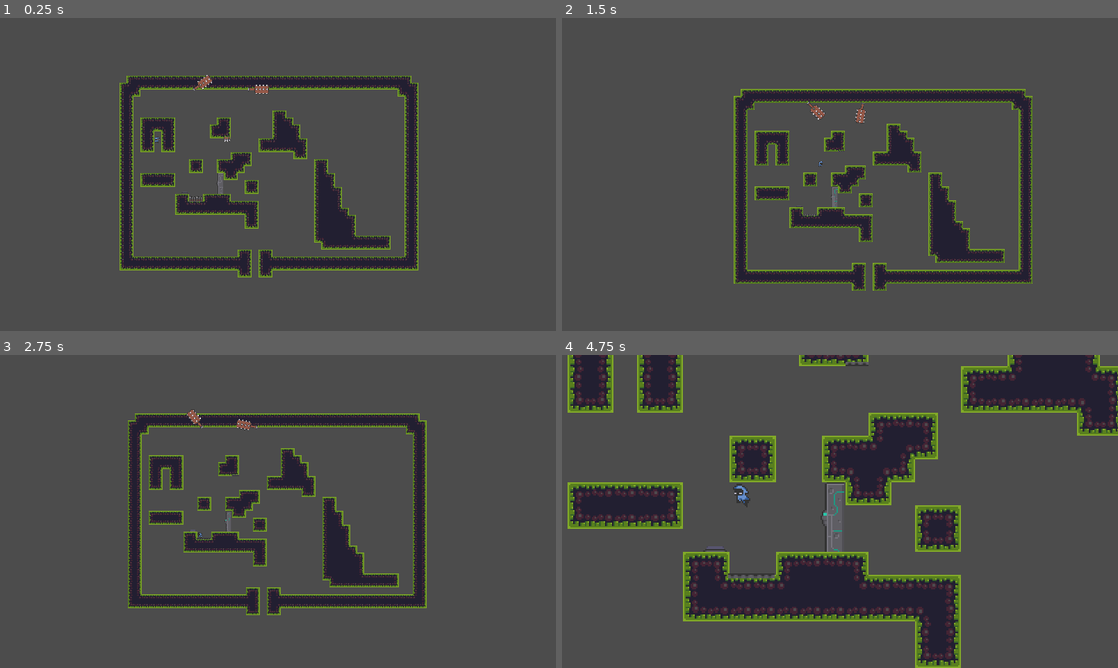
Above: before the commit, frames 1-4 (two rows, left to right).
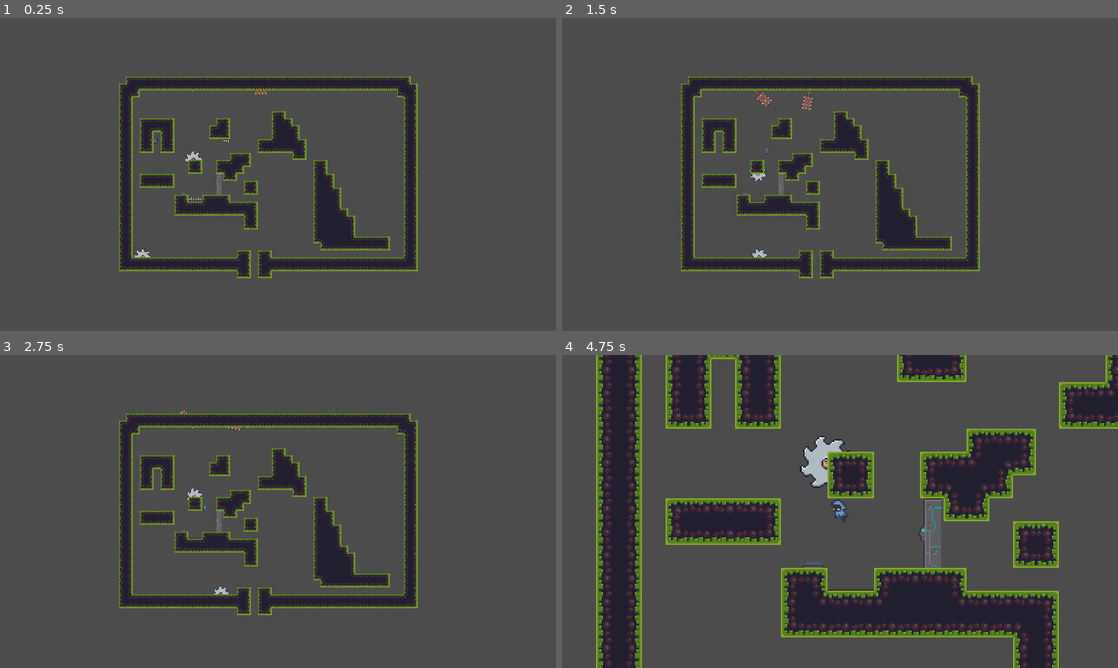
Above: after the commit, the same moments.

Repository: TheNoobBOBXD/2DPlatformer2022
Game: Godot game, scene res://Scenes/World.tscn
Two runs of this game, one before a commit and one after it. Both use one fixed random seed, a clock stepped at 60 frames per second and the inputs below. The project has no main scene, so this scene is started directly.
Inputs:
- Up to frame 1 (0.25 s): no input
- Up to frame 2 (1.5 s): tap Enter at 0.5, 0.6, 1.35 s; hold D (right) from 0.53 s (still down); tap Space (jump) at 0.77 s
- Up to frame 3 (2.75 s): tap Space (jump) at 1.52 s; release D (right) at 2.03 s; hold A (left) from 2.03 s (still down); tap Enter at 2.1 s
- Up to frame 4 (4.75 s): release A (left) at 2.78 s; hold D (right) 2.78-4.28 s; tap Enter at 2.85, 3.6, 4.35 s; tap Space (jump) at 3.02, 3.77, 4.52 s; hold A (left) from 4.28 s (still down)

The runs differ from the first frame. In frame 1, 7.6% of the frame differs, in the area x 21-76%, y 18-84%; in frame 2, 23%; in frame 3, 11%; in frame 4, 49%, in the area x 1-100%, y 0-100%.

Commit message:
works ig
got spin spin blade

Diff:
--- a/Scenes/Camera2D.gd
+++ b/Scenes/Camera2D.gd
@@ -21,7 +21,7 @@
 func _process(delta):
 	if zoomed:
 		zoom = Vector2(0.3,0.3)
-#		zoom.move_toward(Vector2(0.3,0.3),0.03)
+		#zoom.move_toward(Vector2(0.3,0.3),0.03)
 		position = position.move_toward(target.global_position, 70)
 	else:
 		zoom = Vector2(1,1)
--- a/Scenes/Player.tscn
+++ b/Scenes/Player.tscn
@@ -3,8 +3,9 @@
 [ext_resource path="res://Sprites/herochar_spritesheet(new).png" type="Texture" id=1]
 [ext_resource path="res://Scenes/Player.gd" type="Script" id=2]
 
-[sub_resource type="RectangleShape2D" id=10]
-extents = Vector2( 5.25, 7 )
+[sub_resource type="CapsuleShape2D" id=10]
+radius = 5.25
+height = 3.5
 
 [sub_resource type="Animation" id=2]
 resource_name = "Idle"
--- /dev/null
+++ b/Scenes/SpinningBlade.gd
@@ -0,0 +1,8 @@
+extends Node2D
+export(int) var follow_speed = 50
+
+func _ready():
+	$AnimationPlayer.play("spin")
+
+func _process(delta):
+	$Path2D/PathFollow2D.offset += follow_speed * delta
--- /dev/null
+++ b/Scenes/SpinningBlade.tscn
@@ -0,0 +1,69 @@
+[gd_scene load_steps=7 format=2]
+
+[ext_resource path="res://Sprites/On (38x38).png" type="Texture" id=1]
+[ext_resource path="res://Scenes/SpinningBlade.gd" type="Script" id=2]
+
+[sub_resource type="Animation" id=1]
+length = 0.001
+tracks/0/type = "value"
+tracks/0/path = NodePath(".:frame")
+tracks/0/interp = 1
+tracks/0/loop_wrap = true
+tracks/0/imported = false
+tracks/0/enabled = true
+tracks/0/keys = {
+"times": PoolRealArray( 0 ),
+"transitions": PoolRealArray( 1 ),
+"update": 0,
+"values": [ 0 ]
+}
+
+[sub_resource type="Animation" id=2]
+resource_name = "spin"
+length = 0.8
+loop = true
+tracks/0/type = "value"
+tracks/0/path = NodePath(".:frame")
+tracks/0/interp = 1
+tracks/0/loop_wrap = true
+tracks/0/imported = false
+tracks/0/enabled = true
+tracks/0/keys = {
+"times": PoolRealArray( 0, 0.1, 0.2, 0.3, 0.4, 0.5, 0.6, 0.7 ),
+"transitions": PoolRealArray( 1, 1, 1, 1, 1, 1, 1, 1 ),
+"update": 1,
+"values": [ 0, 1, 2, 3, 4, 5, 6, 7 ]
+}
+
+[sub_resource type="Curve2D" id=3]
+_data = {
+"points": PoolVector2Array( 0, 0, 0, 0, -6, 3, 0, 0, 0, 0, 26, 3, 0, 0, 0, 0, 26, 35, 0, 0, 0, 0, -6, 35, 0, 0, 0, 0, -6, 3, 0, 0, 0, 0, -6, 3 )
+}
+
+[sub_resource type="CircleShape2D" id=4]
+radius = 17.0294
+
+[node name="SpinningBlade" type="Node2D"]
+script = ExtResource( 2 )
+
+[node name="AnimationPlayer" type="AnimationPlayer" parent="."]
+root_node = NodePath("../Path2D/PathFollow2D/Sprite")
+playback_speed = -3.0
+anims/RESET = SubResource( 1 )
+anims/spin = SubResource( 2 )
+
+[node name="Path2D" type="Path2D" parent="."]
+curve = SubResource( 3 )
+
+[node name="PathFollow2D" type="PathFollow2D" parent="Path2D"]
+position = Vector2( -6, 3 )
+rotate = false
+
+[node name="Sprite" type="Sprite" parent="Path2D/PathFollow2D"]
+texture = ExtResource( 1 )
+hframes = 8
+
+[node name="Area2D" type="Area2D" parent="Path2D/PathFollow2D/Sprite"]
+
+[node name="CollisionShape2D" type="CollisionShape2D" parent="Path2D/PathFollow2D/Sprite/Area2D"]
+shape = SubResource( 4 )
--- a/Scenes/World.tscn
+++ b/Scenes/World.tscn
@@ -7,14 +7,57 @@
 [ext_resource path="res://Scenes/FastSwingingTrap.tscn" type="PackedScene" id=5]
 [ext_resource path="res://Scenes/SpikeTrap.tscn" type="PackedScene" id=6]
 [ext_resource path="res://Scenes/DoorAndButton.tscn" type="PackedScene" id=7]
-
-[sub_resource type="ConvexPolygonShape2D" id=2]
+[ext_resource path="res://Scenes/SpinningBlade.tscn" type="PackedScene" id=8]
+[ext_resource path="res://Scenes/SpinningBlade.gd" type="Script" id=9]
+[ext_resource path="res://Sprites/On (38x38).png" type="Texture" id=10]
+
+[sub_resource type="Animation" id=1]
+length = 0.001
+tracks/0/type = "value"
+tracks/0/path = NodePath(".:frame")
+tracks/0/interp = 1
+tracks/0/loop_wrap = true
+tracks/0/imported = false
+tracks/0/enabled = true
+tracks/0/keys = {
+"times": PoolRealArray( 0 ),
+"transitions": PoolRealArray( 1 ),
+"update": 0,
+"values": [ 0 ]
+}
+
+[sub_resource type="Animation" id=2]
+resource_name = "spin"
+length = 0.8
+loop = true
+tracks/0/type = "value"
+tracks/0/path = NodePath(".:frame")
+tracks/0/interp = 1
+tracks/0/loop_wrap = true
+tracks/0/imported = false
+tracks/0/enabled = true
+tracks/0/keys = {
+"times": PoolRealArray( 0, 0.1, 0.2, 0.3, 0.4, 0.5, 0.6, 0.7 ),
+"transitions": PoolRealArray( 1, 1, 1, 1, 1, 1, 1, 1 ),
+"update": 1,
+"values": [ 0, 1, 2, 3, 4, 5, 6, 7 ]
+}
+
+[sub_resource type="Curve2D" id=24]
+_data = {
+"points": PoolVector2Array( 0, 0, 0, 0, -9, 4, 0, 0, 0, 0, 231, 4, 0, 0, 0, 0, -9, 4 )
+}
+
+[sub_resource type="CircleShape2D" id=4]
+radius = 17.0294
+
+[sub_resource type="ConvexPolygonShape2D" id=22]
 points = PoolVector2Array( 0, 0, 16, 0, 16, 16, 0, 16 )
 
 [sub_resource type="ConvexPolygonShape2D" id=3]
 points = PoolVector2Array( 0, 0, 16, 0, 16, 16, 0, 16 )
 
-[sub_resource type="ConvexPolygonShape2D" id=4]
+[sub_resource type="ConvexPolygonShape2D" id=23]
 points = PoolVector2Array( 0, 0, 16, 0, 16, 16, 0, 16 )
 
 [sub_resource type="ConvexPolygonShape2D" id=5]
@@ -200,6 +243,70 @@
 
 [node name="Player" parent="." groups=["Player"] instance=ExtResource( 1 )]
 position = Vector2( -280, -88 )
+
+[node name="Camera2D" type="Camera2D" parent="."]
+position = Vector2( -5, 4 )
+current = true
+limit_bottom = 1000
+smoothing_speed = 3.0
+drag_margin_left = 0.0
+drag_margin_top = 0.0
+drag_margin_right = 0.0
+drag_margin_bottom = 0.0
+script = ExtResource( 3 )
+
+[node name="FastSwingingTrap" parent="." instance=ExtResource( 5 )]
+position = Vector2( -196, -194 )
+
+[node name="SwingingTrap" parent="." instance=ExtResource( 4 )]
+position = Vector2( -70, -194 )
+
+[node name="SpikeTrap" parent="." instance=ExtResource( 6 )]
+position = Vector2( -119, -77 )
+
+[node name="SpikeTrap2" parent="." instance=ExtResource( 6 )]
+position = Vector2( -183, 56 )
+rotation = 3.14159
+
+[node name="SpikeTrap3" parent="." instance=ExtResource( 6 )]
+position = Vector2( -199, 56 )
+rotation = 3.14159
+
+[node name="DoorAndButton" parent="." instance=ExtResource( 7 )]
+position = Vector2( -136, 22 )
+
+[node name="Button" parent="DoorAndButton" index="0"]
+position = Vector2( -81, 22 )
+
+[node name="SpinningBlade" parent="." instance=ExtResource( 8 )]
+position = Vector2( -201, -37 )
+
+[node name="SpinningBlade2" type="Node2D" parent="."]
+position = Vector2( -327, 186 )
+script = ExtResource( 9 )
+follow_speed = 100
+
+[node name="AnimationPlayer" type="AnimationPlayer" parent="SpinningBlade2"]
+root_node = NodePath("../Path2D/PathFollow2D/Sprite")
+playback_speed = 5.0
+anims/RESET = SubResource( 1 )
+anims/spin = SubResource( 2 )
+
+[node name="Path2D" type="Path2D" parent="SpinningBlade2"]
+curve = SubResource( 24 )
+
+[node name="PathFollow2D" type="PathFollow2D" parent="SpinningBlade2/Path2D"]
+position = Vector2( -9, 4 )
+rotation = -6.07964e-08
+
+[node name="Sprite" type="Sprite" parent="SpinningBlade2/Path2D/PathFollow2D"]
+texture = ExtResource( 10 )
+hframes = 8
+
+[node name="Area2D" type="Area2D" parent="SpinningBlade2/Path2D/PathFollow2D/Sprite"]
+
+[node name="CollisionShape2D" type="CollisionShape2D" parent="SpinningBlade2/Path2D/PathFollow2D/Sprite/Area2D"]
+shape = SubResource( 4 )
 
 [node name="TileMap" type="TileMap" parent="."]
 position = Vector2( -335, -50 )
@@ -208,39 +315,5 @@
 format = 1
 tile_data = PoolIntArray( -655361, 0, 0, -720896, 0, 131076, -720895, 0, 1, -720894, 0, 1, -720893, 0, 1, -720892, 0, 1 …(7988 unchanged characters)…
 
-[node name="Camera2D" type="Camera2D" parent="."]
-position = Vector2( -5, 4 )
-current = true
-limit_bottom = 1000
-smoothing_enabled = true
-smoothing_speed = 3.0
-drag_margin_left = 0.0
-drag_margin_top = 0.0
-drag_margin_right = 0.0
-drag_margin_bottom = 0.0
-script = ExtResource( 3 )
-
-[node name="FastSwingingTrap" parent="." instance=ExtResource( 5 )]
-position = Vector2( -196, -194 )
-
-[node name="SwingingTrap" parent="." instance=ExtResource( 4 )]
-position = Vector2( -70, -194 )
-
-[node name="SpikeTrap" parent="." instance=ExtResource( 6 )]
-position = Vector2( -119, -77 )
-
-[node name="SpikeTrap2" parent="." instance=ExtResource( 6 )]
-position = Vector2( -184, 56 )
-rotation = 3.14159
-
-[node name="SpikeTrap3" parent="." instance=ExtResource( 6 )]
-position = Vector2( -200, 56 )
-rotation = 3.14159
-
-[node name="DoorAndButton" parent="." instance=ExtResource( 7 )]
-position = Vector2( -136, 22 )
-
-[node name="Button" parent="DoorAndButton" index="0"]
-position = Vector2( -81, 22 )
-
 [editable path="DoorAndButton"]
+[editable path="SpinningBlade"]
Not shown: 3 places in Scenes/World.tscn that only renumber resources
Binary file added: Sprites/FolderofDownloads/Free/20 Enemies.png
Not shown, added: Sprites/FolderofDownloads/Free/20 Enemies.png.import
Binary file added: Sprites/FolderofDownloads/Free/Background/Blue.png
Not shown, added: Sprites/FolderofDownloads/Free/Background/Blue.png.import
Binary file added: Sprites/FolderofDownloads/Free/Background/Brown.png
Not shown, added: Sprites/FolderofDownloads/Free/Background/Brown.png.import
Binary file added: Sprites/FolderofDownloads/Free/Background/Gray.png
Not shown, added: Sprites/FolderofDownloads/Free/Background/Gray.png.import
Binary file added: Sprites/FolderofDownloads/Free/Background/Green.png
Not shown, added: Sprites/FolderofDownloads/Free/Background/Green.png.import
Binary file added: Sprites/FolderofDownloads/Free/Background/Pink.png
(and 339 more such lines)
